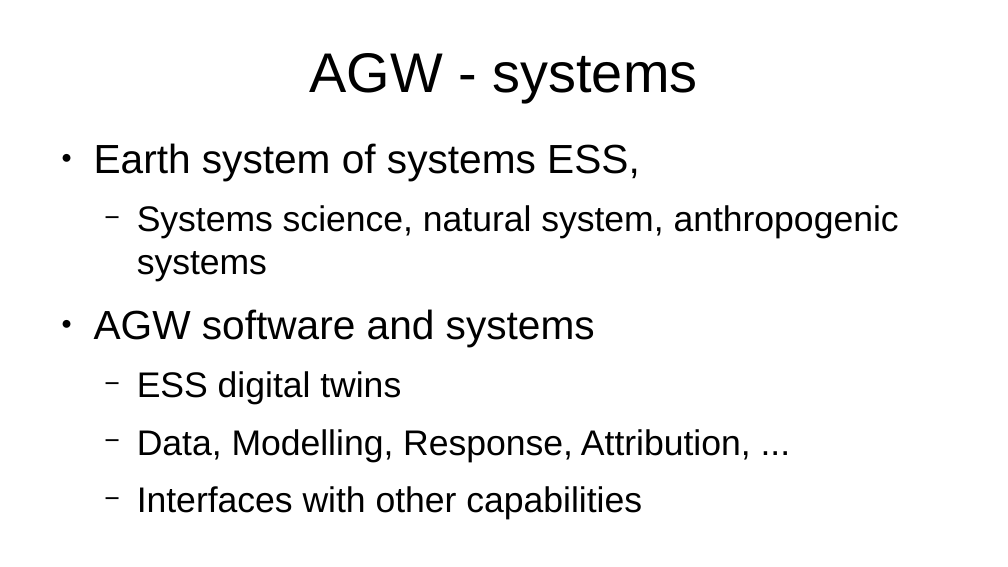
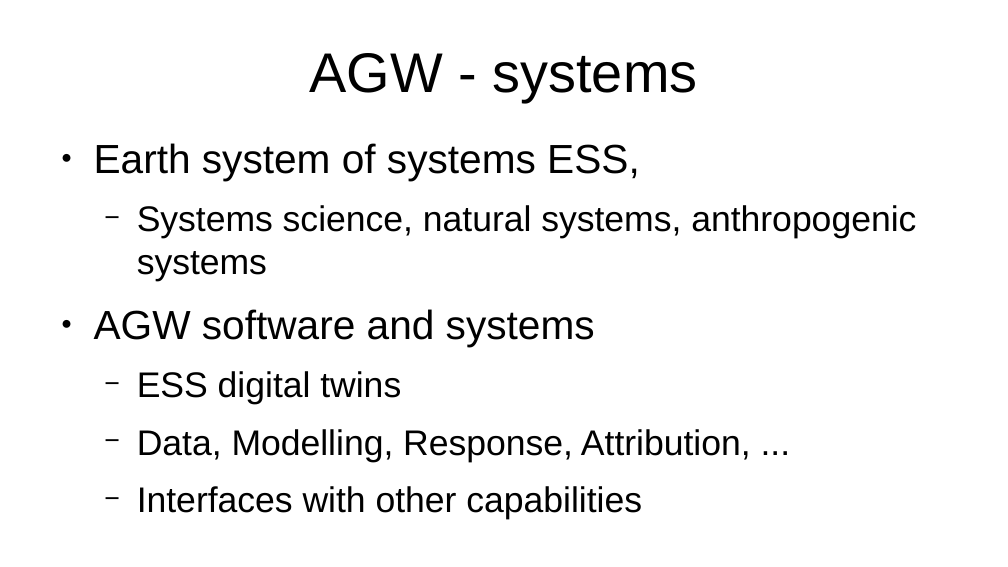
Before and after one commit to YorkEarwaker/Climate-Model, a slide deck: slide 8 of ppm/anthropogenic-global-warming-context.odp. Drawn at 1008x567 pixels with LibreOffice and Linux fonts; fonts in the diff are those of the drawing. Boxes give left, top, right and bottom in pixels: in the first picture for what was removed or moved away, otherwise in the second. Text is boxed around its words. In the diff, an @@ line names an element or a change of style, - is before the commit and + after.

Commit message:
update

```diff
--- a/ppm/anthropogenic-global-warming-context.odp
+++ b/ppm/anthropogenic-global-warming-context.odp
@@ text at <box>137,205,916,281</box>: text changed @@
-  − Systems science, natural system, anthropogenic systems
+  − Systems science, natural systems, anthropogenic systems
```
Also in this commit, not shown: 2 other slides changed.
